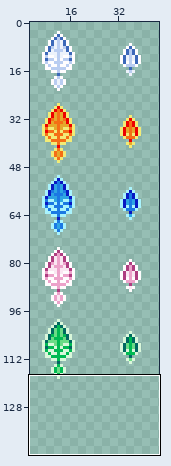
Sprite sheet -- assets/media/entity/balls/coquelicot-ball.png. The first picture is a wide view before the edit; the outline marks the close-up.
Close-up. Before the commit:
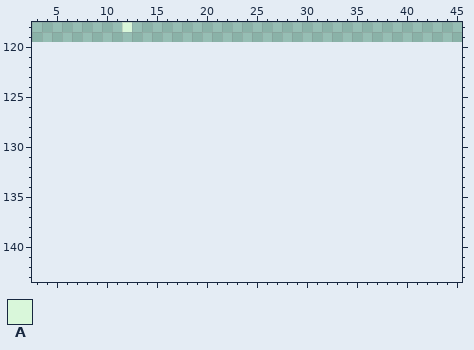
The file is 48x120 pixels. Colours within 5 levels of each other are drawn and written as one. Shown: x 3..45, y 118..143. The old version is drawn lined up with the new one, on the new canvas. The wide view leaves out empty margins.
Palette (. is transparent): A #d9f7da
Pixels before, first column x 12:
118 A
Now the later version:
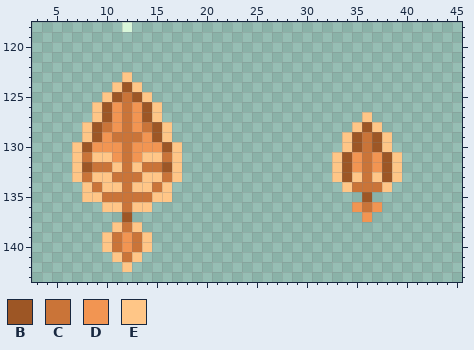
Colours new in this view: B #9d5625  C #ca7438  D #f29552  E #ffc687
Edits made:
canvas 48x120 -> 48x144
y 123: x 12 . -> E
y 124: x 11..13 ... -> EBE
y 125: x 10..14 ..... -> EBCBE
y 126: x 9..15 ....... -> EBDCDBE
y 127: x 9..15 ....... -> EBDCDBE; x 36 . -> E
y 128: x 8..16 ......... -> EBCDCDCBE; x 35..37 ... -> EBE
y 129: x 8..16 ......... -> EBDCCCDBE; x 34..38 ..... -> EBCBE
y 130: x 7..17 ........... -> EBDDDCDDDBE; x 34..38 ..... -> EBCBE
y 131: x 7..17 ........... -> ECEEDCDEECE; x 33..39 ....... -> EBDCDBE
y 132: x 7..17 ........... -> EBCCECECCBE; x 33..39 ....... -> EBDCDBE
y 133: x 7..17 ........... -> ECEECCCEECE; x 33..39 ....... -> EBECEBE
y 134: x 8..16 ......... -> ECEECEECE; x 34..38 ..... -> ECCCE
y 135: x 8..16 ......... -> EECCCCCEE; x 36 . -> B
y 136: x 10..14 ..... -> EECEE; x 35..37 ... -> DCD
y 137: x 12 . -> B; x 36 . -> D
y 138: x 11..13 ... -> ECE
y 139..140: x 10..14 ..... -> ECDCE
y 141: x 11..13 ... -> ECE
y 142: x 12 . -> E
